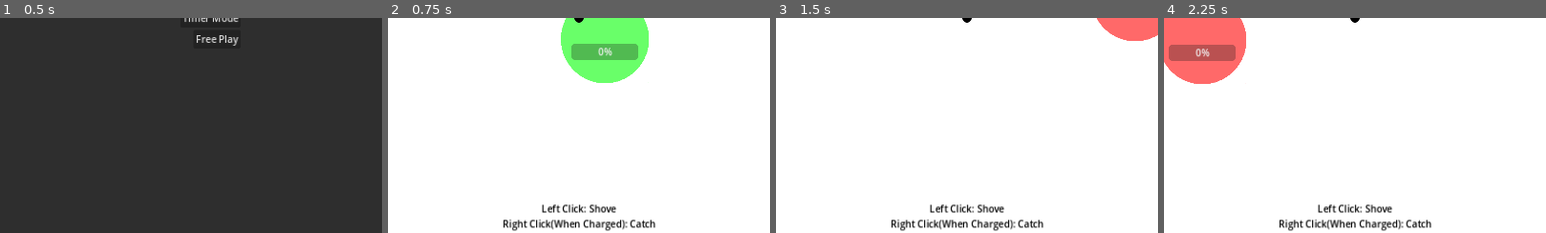
Above: before the commit, frames 1-4 (left to right).
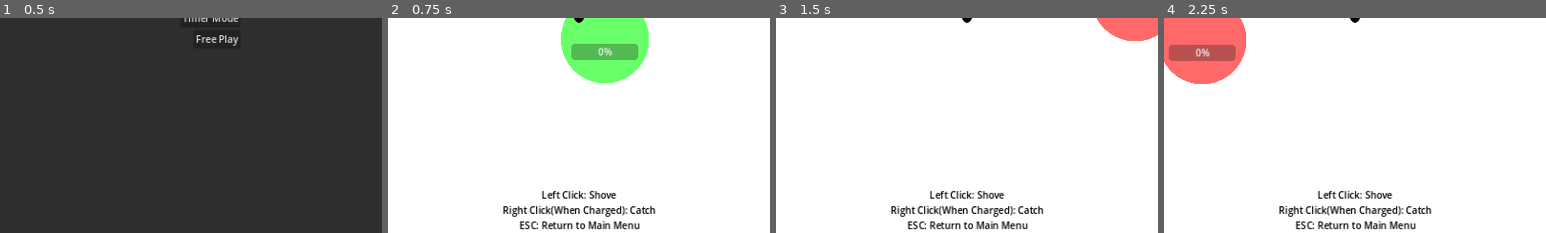
Above: after the commit, the same moments.

Repository: adsuttman/GBGJ1
Game: Godot game, scene res://main_menu.tscn
Two runs of this game, one before a commit and one after it. Both use one fixed random seed, a clock stepped at 60 frames per second and the inputs below.
Inputs (mouse positions are % of the whole screen's width and height, from its top left):
- Up to frame 1 (0.5 s): no input
- Up to frame 2 (0.75 s): click "Free Play" at 0.5 s
- Up to frame 3 (1.5 s): tap Enter at 1.25 s; move the mouse to (72, 45) at 1.27 s; click (72, 45) at 1.42 s
- Up to frame 4 (2.25 s): tap Space at 2 s; move the mouse to (30, 55) at 2.02 s; click (30, 55) at 2.17 s
The pictures show only the part of the screen within x 25-75%, y 50-100%; the shares and areas given below are measured in that part.

Frame 1 is identical in both runs. In frame 2, 2.8% of the frame differs, in the area x 30-70%, y 80-100%; in frame 3, 2.8%; in frame 4, 2.8%.

Commit message:
added ability to return to main menu

Diff:
--- a/game.gd
+++ b/game.gd
@@ -24,6 +24,10 @@
 	$Pointer.hide()
 	$GameOver.show()
 
+func _process(delta: float) -> void:
+	if Input.is_action_just_pressed("ui_cancel"):
+		get_tree().change_scene_to_file("res://main_menu.tscn")
+
 
 func _on_ball_unfrozen() -> void:
 	if !started:
--- a/game.tscn
+++ b/game.tscn
@@ -182,7 +182,8 @@
 grow_horizontal = 2
 grow_vertical = 0
 text = "Left Click: Shove
-Right Click(When Charged): Catch"
+Right Click(When Charged): Catch
+ESC: Return to Main Menu"
 label_settings = SubResource("LabelSettings_ufv1v")
 horizontal_alignment = 1
 
